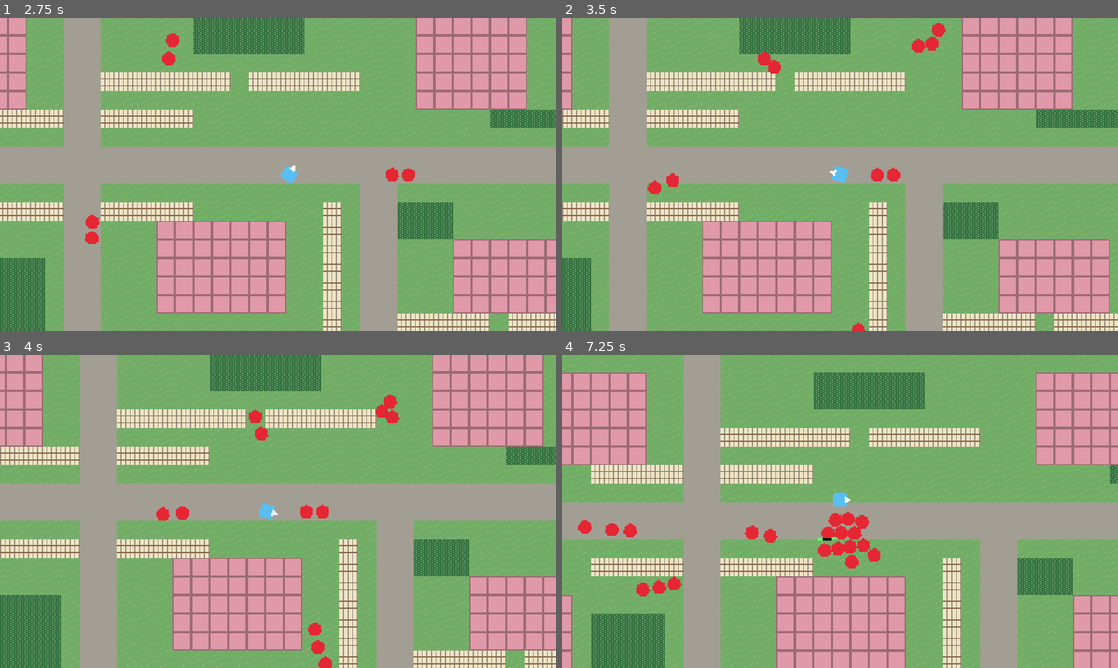
Above: before the commit, frames 1-4 (two rows, left to right).
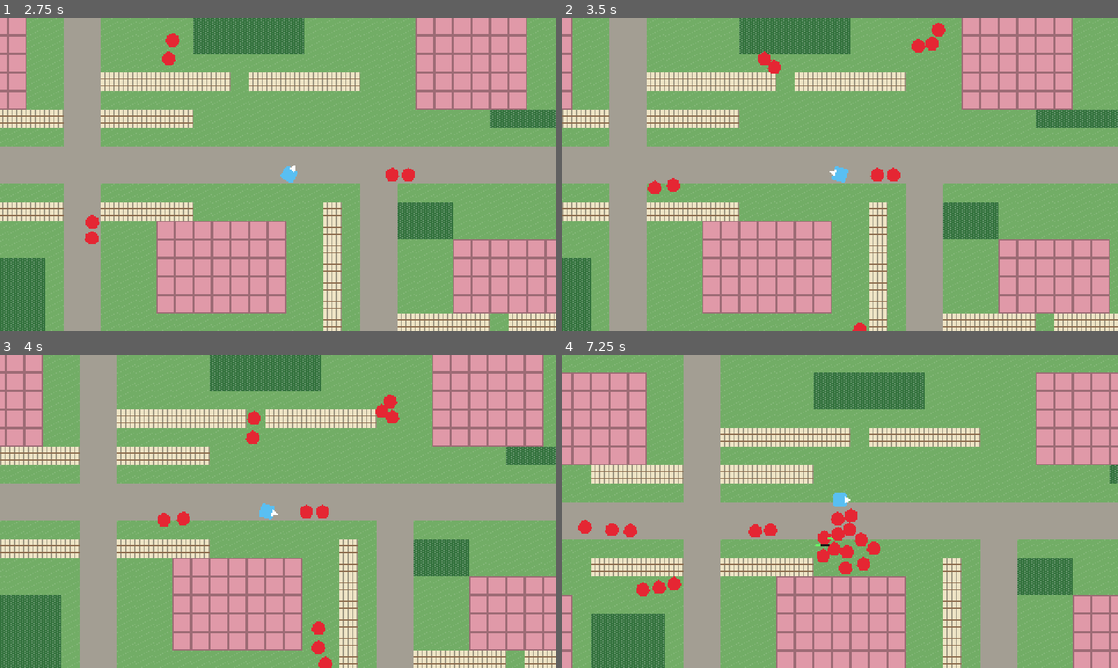
Above: after the commit, the same moments.

Repository: preritkothari16/amortia
Game: Godot game, scene res://world/main.tscn
Two runs of this game, one before a commit and one after it. Both use one fixed random seed, a clock stepped at 60 frames per second and the inputs below.
Inputs (mouse positions are in pixels of both pictures, inside the frame that each line leads up to):
- Up to frame 1 (2.75 s): tap Enter at 0.5 s; move the mouse to (400, 158) at 0.52 s; hold D (move_right) 0.53-1.25 s; tap Space (dodge) at 0.6 s; click (400, 158) at 0.67 s; drag from (166, 190) to (411, 143) at 1.27 s; move the mouse to (333, 105) at 2.02 s; hold D (move_right) from 2.03 s (still down); hold Shift from 2.03 s (still down)
- Up to frame 2 (3.5 s): release D (move_right) at 2.75 s; release Shift at 2.75 s; drag from (812, 237) to (673, 127) at 2.77 s
- Up to frame 3 (4 s): move the mouse to (444, 558) at 3.52 s; hold A (move_left) from 3.53 s (still down); tap Ctrl at 3.6 s
- Up to frame 4 (7.25 s): release A (move_left) at 4.25 s; drag from (673, 464) to (756, 433) at 4.27 s; move the mouse to (867, 511) at 5.02 s; press the mouse at (867, 511) at 5.03 s; hold S (move_down) 5.03-5.75 s; release the mouse at (867, 511) at 5.75 s; drag from (756, 433) to (728, 527) at 5.77 s; move the mouse to (962, 495) at 6.52 s; hold W (move_up) from 6.53 s (still down); tap Alt at 6.6 s

Frame 1 is identical in both runs. In frame 2, less than 0.1% of the frame differs, in the area x 18-58%, y 48-100%; in frame 3, 0.4%; in frame 4, 1.0%, in the area x 32-58%, y 48-70%.

Commit message:
Add line-of-sight shortcut and pursuit prediction for enemies
- Enemies within sight_range check a body-wide line of sight (three
  parallel rays) to the predicted player position, then the actual one;
  if clear they seek straight there, otherwise follow the flow field
- Pursuit prediction: player position + velocity * prediction_time (0.3 s)
- A clear line overrides fence climbing; nav_mode exposed for debugging
- Pure helpers in ContextSteering; 100 GUT tests
- HANDOFF.md updated

Co-Authored-By: Claude Opus 5.5 <noreply@anthropic.com>

Diff:
--- a/ai/steering/context_steering.gd
+++ b/ai/steering/context_steering.gd
@@ -35,6 +35,31 @@
 	if blended.length() < 0.1:
 		return field.get_direction(coords.world_to_cell(world_pos))
 	return blended.normalized()
+
+
+## Pursuit prediction: where the target will be after `prediction_time` seconds if it keeps
+## its current velocity. Aiming here makes chasers cut the player off instead of trailing.
+static func predict_position(target_position: Vector2, target_velocity: Vector2, prediction_time: float) -> Vector2:
+	return target_position + target_velocity * prediction_time
+
+
+## Sideways offsets for a "fat" line-of-sight check: a centre ray plus one ray on each side,
+## `half_width` apart. If all three are clear, a body of that radius fits along the line
+## (a single thin ray can slip past a corner the body would hit).
+static func lane_offsets(from: Vector2, to: Vector2, half_width: float) -> PackedVector2Array:
+	var along: Vector2 = to - from
+	if along.length() < 0.001:
+		return PackedVector2Array([Vector2.ZERO])
+	var side: Vector2 = along.normalized().orthogonal() * half_width
+	return PackedVector2Array([Vector2.ZERO, side, -side])
+
+
+## Which way to head: straight at the target when it is in sight (line-of-sight shortcut),
+## otherwise along the flow field. `to_target` = sight target - own position.
+static func choose_heading(flow_direction: Vector2, target_in_sight: bool, to_target: Vector2) -> Vector2:
+	if target_in_sight and to_target.length() > 0.001:
+		return to_target.normalized()
+	return flow_direction
 
 
 # --- Behaviours (each returns a velocity or an unscaled push) ------------------------
--- a/data/runner.tres
+++ b/data/runner.tres
@@ -10,6 +10,8 @@
 acceleration = 500.0
 max_turn_rate_degrees = 360.0
 turn_limit_min_speed = 0.0
+sight_range = 160.0
+prediction_time = 0.3
 seek_weight = 1.0
 separation_weight = 1.6
 wall_avoidance_weight = 1.2
--- a/entities/enemies/enemy.gd
+++ b/entities/enemies/enemy.gd
@@ -12,6 +12,9 @@
 var health: float = 0.0
 ## True while crossing a climbable tile (fence) with world collision switched off.
 var is_climbing: bool = false
+## How the enemy chose its heading this frame: &"flow" (arrows), &"sight" (straight at the
+## player / predicted position), &"close" (arriving next to the player), &"climb".
+var nav_mode: StringName = &"flow"
 
 var _flow_field: FlowField
 var _grid: TerrainGrid
@@ -26,6 +29,8 @@
 ## Allies within the separation radius this frame (reused arrays, no per-frame allocation).
 var _near_positions: PackedVector2Array = PackedVector2Array()
 var _near_velocities: PackedVector2Array = PackedVector2Array()
+## Collision radius, used to make line-of-sight checks as wide as the body.
+var _body_radius: float = 5.0
 
 @onready var _body: Polygon2D = $Body
 
@@ -38,6 +43,9 @@
 	_weights.seek = stats.seek_weight
 	_weights.separation = stats.separation_weight
 	_weights.wall_avoidance = stats.wall_avoidance_weight
+	var shape: CircleShape2D = ($CollisionShape2D as CollisionShape2D).shape as CircleShape2D
+	if shape != null:
+		_body_radius = shape.radius
 
 
 ## Called by the spawner before the enemy starts moving.
@@ -53,17 +61,28 @@
 		return
 	var cell: Vector2i = _grid.coords.world_to_cell(global_position)
 	var next: Vector2i = _flow_field.get_next_cell(cell)
-	if is_climbing or _is_climbable(next):
+	var close: bool = _flow_field.get_cost(cell) <= stats.close_in_cost
+	# Where to aim if the player is visible (INF = not visible). A clear straight line beats
+	# climbing a fence the arrows would have sent us over.
+	var sight_point: Vector2 = Vector2.INF if (close or is_climbing) else _sight_target()
+	if is_climbing or (sight_point == Vector2.INF and _is_climbable(next)):
+		nav_mode = &"climb"
 		_climb(cell, next, delta)
 		return
 
 	# Gather the context, let ContextSteering decide, then move.
 	var seek_velocity: Vector2
-	if _flow_field.get_cost(cell) <= stats.close_in_cost:
+	if close:
 		# Next to the player: close in directly and slow down instead of piling onto them.
+		nav_mode = &"close"
 		seek_velocity = ContextSteering.arrive(_target.global_position - global_position, stats.move_speed, stats.arrive_radius)
 	else:
-		seek_velocity = ContextSteering.seek(ContextSteering.sample_flow(_flow_field, global_position), stats.move_speed)
+		var in_sight: bool = sight_point != Vector2.INF
+		nav_mode = &"sight" if in_sight else &"flow"
+		var heading_dir: Vector2 = ContextSteering.choose_heading(
+				ContextSteering.sample_flow(_flow_field, global_position), in_sight,
+				(sight_point - global_position) if in_sight else Vector2.ZERO)
+		seek_velocity = ContextSteering.seek(heading_dir, stats.move_speed)
 	_gather_neighbours()
 	if _flow_field.get_cost(cell) <= stats.crowd_cost:
 		# Near the player a crowd forms: wait behind slower allies instead of shoving them.
@@ -76,6 +95,36 @@
 	velocity = ContextSteering.smooth_velocity(velocity, desired, stats.acceleration, delta,
 			stats.dead_zone_speed, deg_to_rad(stats.max_turn_rate_degrees), stats.turn_limit_min_speed)
 	move_and_slide()
+
+
+## Line-of-sight shortcut + pursuit: the point to run straight at, or Vector2.INF if the
+## player is out of range or hidden behind the world. Tries the predicted position first
+## (cut the player off), then the player's current position.
+func _sight_target() -> Vector2:
+	var target_pos: Vector2 = _target.global_position
+	if global_position.distance_squared_to(target_pos) > stats.sight_range * stats.sight_range:
+		return Vector2.INF
+	var target_velocity: Vector2 = Vector2.ZERO
+	if _target is CharacterBody2D:
+		target_velocity = (_target as CharacterBody2D).velocity
+	var predicted: Vector2 = ContextSteering.predict_position(target_pos, target_velocity, stats.prediction_time)
+	if _clear_path_to(predicted):
+		return predicted
+	if predicted != target_pos and _clear_path_to(target_pos):
+		return target_pos
+	return Vector2.INF
+
+
+## True if a body of our radius could move in a straight line to `point` without hitting
+## the world (three parallel rays: centre and both sides).
+func _clear_path_to(point: Vector2) -> bool:
+	var space: PhysicsDirectSpaceState2D = get_world_2d().direct_space_state
+	for offset: Vector2 in ContextSteering.lane_offsets(global_position, point, _body_radius):
+		var query: PhysicsRayQueryParameters2D = PhysicsRayQueryParameters2D.create(
+				global_position + offset, point + offset, _world_mask)
+		if not space.intersect_ray(query).is_empty():
+			return false
+	return true
 
 
 ## Casts the feeler rays against the world layer and asks ContextSteering for a push.
--- a/entities/enemies/enemy_stats.gd
+++ b/entities/enemies/enemy_stats.gd
@@ -13,6 +13,12 @@
 @export var max_turn_rate_degrees: float = 360.0
 ## The turn limit only applies above this speed (px/s). 0 = always.
 @export var turn_limit_min_speed: float = 0.0
+
+@export_group("Sight and pursuit")
+## How far (px) the enemy looks for a straight line to the player (10 tiles).
+@export var sight_range: float = 160.0
+## Pursuit: aim at player position + player velocity * this many seconds. 0 = no prediction.
+@export var prediction_time: float = 0.3
 
 @export_group("Steering weights")
 ## How strongly the enemy follows the flow field / heads for the player.
--- a/tests/test_context_steering.gd
+++ b/tests/test_context_steering.gd
@@ -191,3 +191,27 @@
 	# Below turn_limit_speed the heading may change freely (only acceleration limits it).
 	var v: Vector2 = ContextSteering.smooth_velocity(Vector2(10, 0), Vector2(0, 10), 10000.0, 0.1, 0.0, 5.0, 35.0)
 	assert_almost_eq(v, Vector2(0, 10), EPS)
+
+
+# --- line of sight / pursuit ---------------------------------------------------------
+
+func test_predict_position() -> void:
+	assert_eq(ContextSteering.predict_position(Vector2(100, 50), Vector2(90, 0), 0.3), Vector2(127, 50))
+	assert_eq(ContextSteering.predict_position(Vector2(100, 50), Vector2.ZERO, 0.3), Vector2(100, 50), "standing still")
+	assert_eq(ContextSteering.predict_position(Vector2(100, 50), Vector2(90, 0), 0.0), Vector2(100, 50), "prediction off")
+
+
+func test_lane_offsets_are_perpendicular() -> void:
+	var o: PackedVector2Array = ContextSteering.lane_offsets(Vector2.ZERO, Vector2(10, 0), 5.0)
+	assert_eq(o.size(), 3)
+	assert_eq(o[0], Vector2.ZERO)
+	assert_almost_eq(absf(o[1].y), 5.0, 0.001)
+	assert_almost_eq(o[1].x, 0.0, 0.001)
+	assert_almost_eq(o[1] + o[2], Vector2.ZERO, EPS)
+	assert_eq(ContextSteering.lane_offsets(Vector2.ONE, Vector2.ONE, 5.0).size(), 1, "zero-length line")
+
+
+func test_choose_heading_prefers_sight() -> void:
+	assert_eq(ContextSteering.choose_heading(Vector2.DOWN, true, Vector2(30, 0)), Vector2.RIGHT, "visible: straight line")
+	assert_eq(ContextSteering.choose_heading(Vector2.DOWN, false, Vector2(30, 0)), Vector2.DOWN, "hidden: flow arrows")
+	assert_eq(ContextSteering.choose_heading(Vector2.DOWN, true, Vector2.ZERO), Vector2.DOWN, "on the target: keep flow")
Not shown, changed: HANDOFF.md
